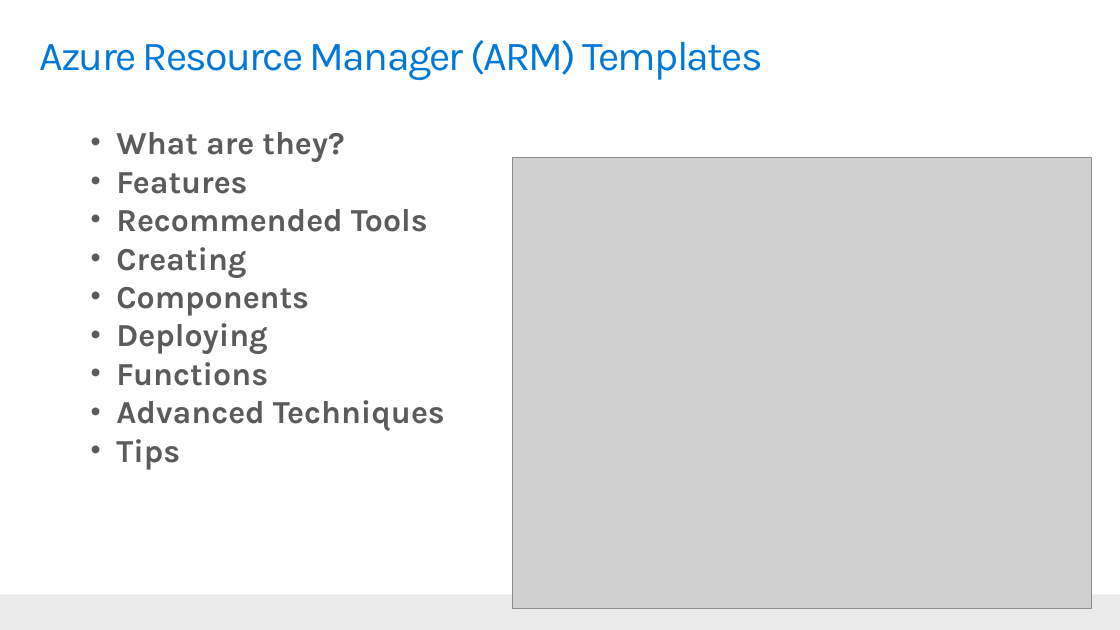
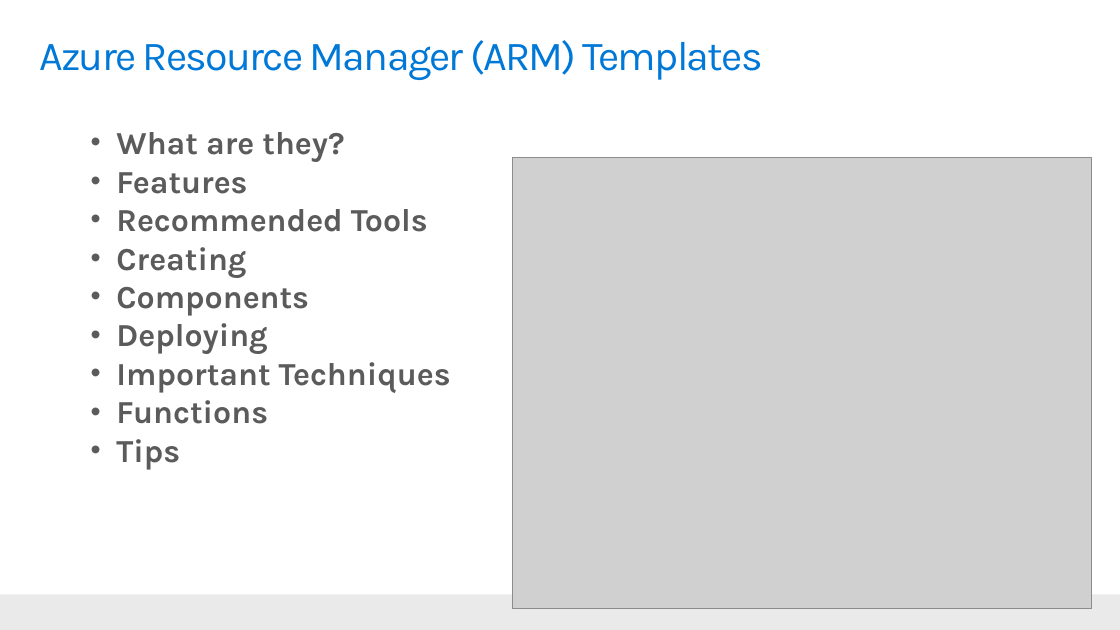
Before and after one commit to PlagueHO/Workshop-ARM-Templates, a slide deck: slide 2 of ppt/using-azure-resource-manager-templates-to-supercharge-your-azure-deployments.pptx. Drawn at 1120x630 pixels with LibreOffice and Linux fonts; fonts in the diff are those of the drawing; grey boxes stand for pictures; background and template pictures are left out. Boxes give left, top, right and bottom in pixels: in the first picture for what was removed or moved away, otherwise in the second. Text is boxed around its words. In the diff, an @@ line names an element or a change of style, - is before the commit and + after.

```diff
--- a/ppt/using-azure-resource-manager-templates-to-supercharge-your-azure-deployments.pptx
+++ b/ppt/using-azure-resource-manager-templates-to-supercharge-your-azure-deployments.pptx
@@ text at box(116, 362, 451, 393): paragraph added @@
+• Important Techniques
@@ text at box(116, 400, 445, 431): paragraph removed @@
-• Advanced Techniques
```
Also in this commit, not shown: 3 other slides changed, 1 slide added, 10 other files.
